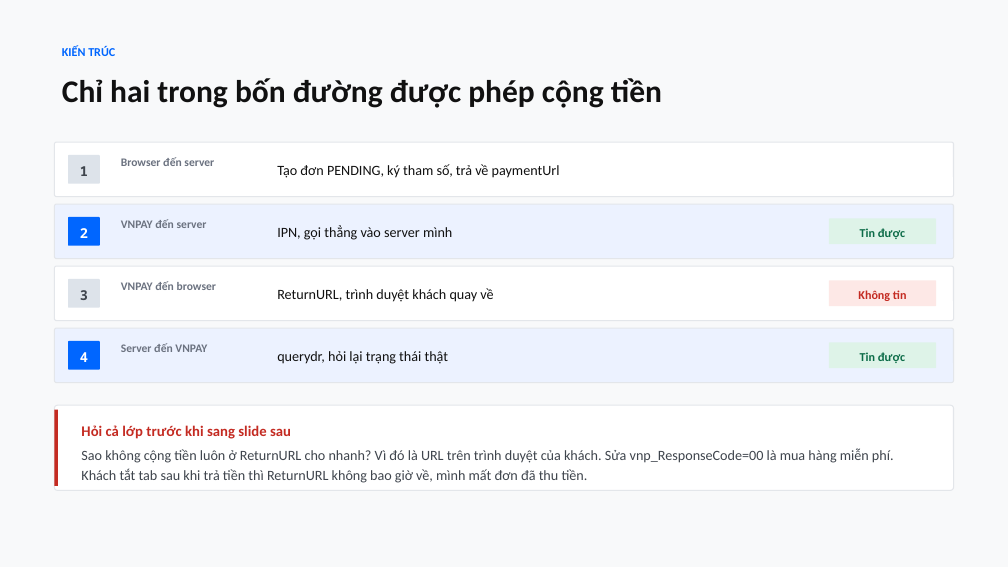
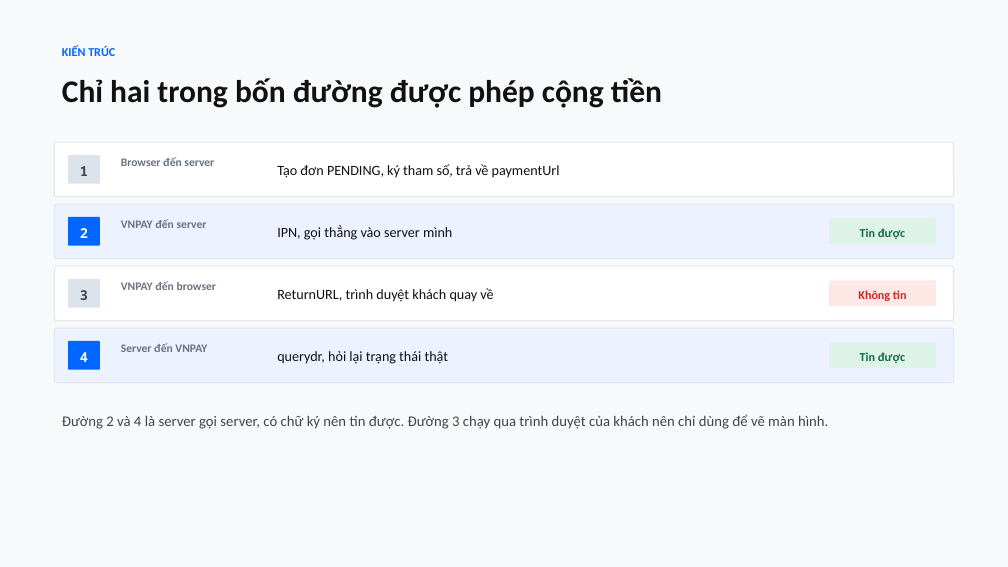
Before and after one commit to conchocon154/vnpay-seminar, a slide deck: slide 3 of VNPAY-seminar.pptx. Drawn at 1008x567 pixels with LibreOffice and Linux fonts; fonts in the diff are those of the drawing. Boxes give left, top, right and bottom in pixels: in the first picture for what was removed or moved away, otherwise in the second. Text is boxed around its words. In the diff, an @@ line names an element or a change of style, - is before the commit and + after.

```diff
--- a/VNPAY-seminar.pptx
+++ b/VNPAY-seminar.pptx
@@ text "Đường 2 và 4 là ...": place and size @@
-text "Đường 2 và 4 là ..." at bbox=[54, 405, 954, 491]
+text "Đường 2 và 4 là ..." at bbox=[62, 414, 828, 429]
@@ text "Đường 2 và 4 là ..." at bbox=[62, 414, 828, 429]: fill #FFFFFF to none; outline #E3E6EA 1 pt to none @@
@@ rectangle removed at bbox=[54, 410, 57, 486] @@
@@ text at bbox=[62, 414, 828, 429]: text added @@
+Đường 2 và 4 là server gọi server, có chữ ký nên tin được. Đường 3 chạy qua trình duyệt của khách nên chỉ dùng để vẽ màn hình.
@@ text removed at bbox=[81, 425, 894, 483] @@
-Hỏi cả lớp trước khi sang slide sau
-Sao không cộng tiền luôn ở ReturnURL cho nhanh? Vì đó là URL trên trình duyệt của khách. Sửa vnp_ResponseCode=00 là mua hàng miễn phí. Khách tắt tab sau khi trả tiền thì ReturnURL không bao giờ về, mình mất đơn đã thu tiền.
```
Also in this commit, not shown: 16 other slides changed, 1 slide added, 1 slide removed, 1 other file.
